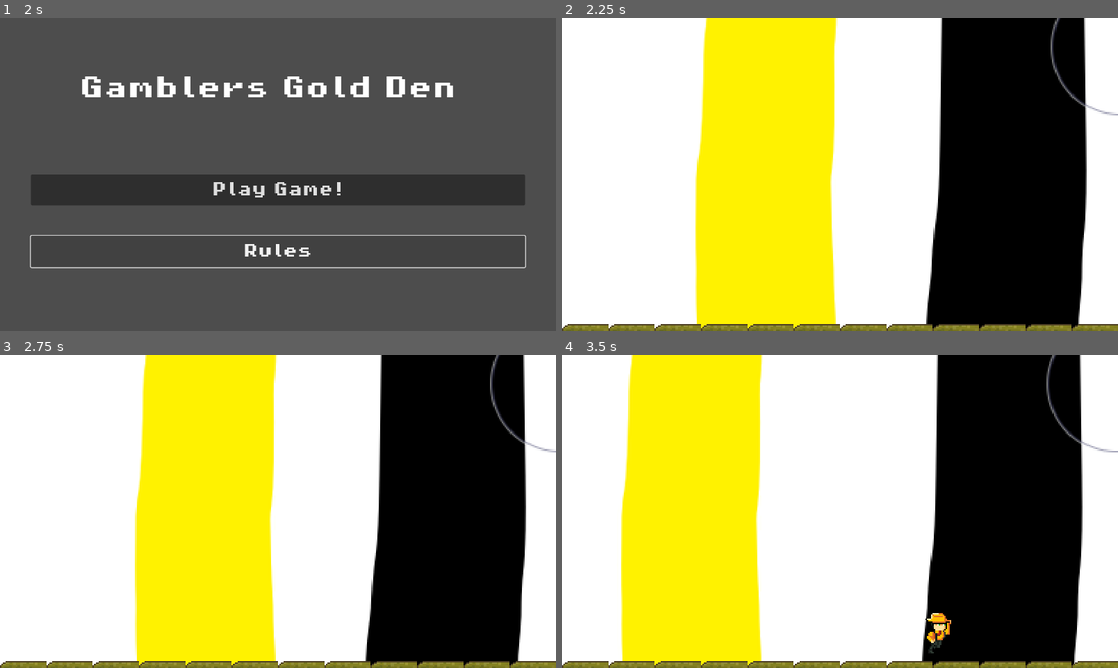
Above: before the commit, frames 1-4 (two rows, left to right).
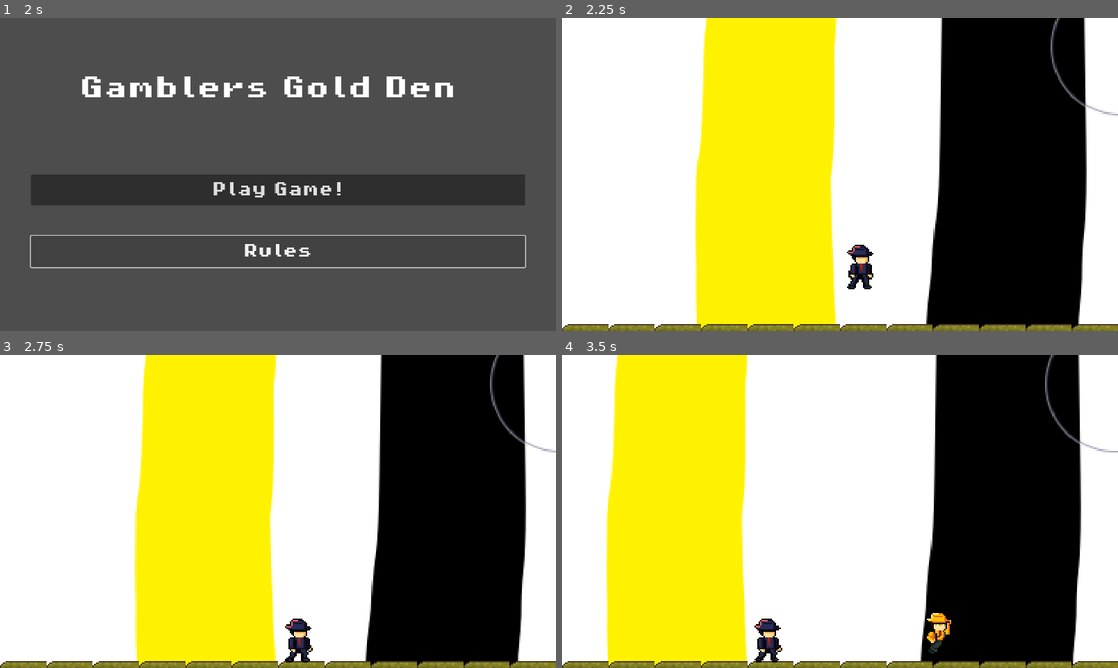
Above: after the commit, the same moments.

Repository: Ruilesser/GamePop
Game: Godot game, scene res://scenes/game/Start_Menu.tscn
Two runs of this game, one before a commit and one after it. Both use one fixed random seed, a clock stepped at 60 frames per second and the inputs below.
Inputs:
- Up to frame 1 (2 s): click "Rules" at 0.5 s; click "Go Back" at 1.25 s
- Up to frame 2 (2.25 s): click "Play Game!" at 2 s
- Up to frame 3 (2.75 s): no input
- Up to frame 4 (3.5 s): tap Enter (ui_accept) at 2.75, 3.02 s; hold Right (ui_right) from 2.78 s (still down)

Frame 1 is identical in both runs. In frame 2, 0.5% of the frame differs, in the area x 51-56%, y 72-87%; in frame 3, 0.5%; in frame 4, 7.2%, in the area x 8-97%, y 0-100%.

Commit message:
Add test enemy to game

Diff:
--- a/scenes/game/Game.tscn
+++ b/scenes/game/Game.tscn
@@ -6,6 +6,7 @@
 [ext_resource type="Script" path="res://scenes/game/player_follow.gd" id="3_u4hmd"]
 [ext_resource type="Texture2D" uid="uid://bm0a7ol2f3mm" path="res://assets/backgrounds/Untitled1.png" id="5_glk7o"]
 [ext_resource type="Texture2D" uid="uid://dfluwtfalo5cq" path="res://assets/backgrounds/Untitled_w_trans.png" id="6_3h6ys"]
+[ext_resource type="PackedScene" uid="uid://c1lc0wpvh7axe" path="res://scenes/enemies/basic/BasicEnemy.tscn" id="7_horas"]
 
 [sub_resource type="TileSetAtlasSource" id="TileSetAtlasSource_kwctc"]
 texture = ExtResource("2_jpc7x")
@@ -398,3 +399,8 @@
 
 [node name="top layer" type="Sprite2D" parent="Node/Parallax2D2"]
 texture = ExtResource("6_3h6ys")
+
+[node name="Enemies" type="Node" parent="."]
+
+[node name="BasicEnemy" parent="Enemies" instance=ExtResource("7_horas")]
+position = Vector2(78, 524)
Not shown: 1 places in scenes/game/Game.tscn that only renumber resources
